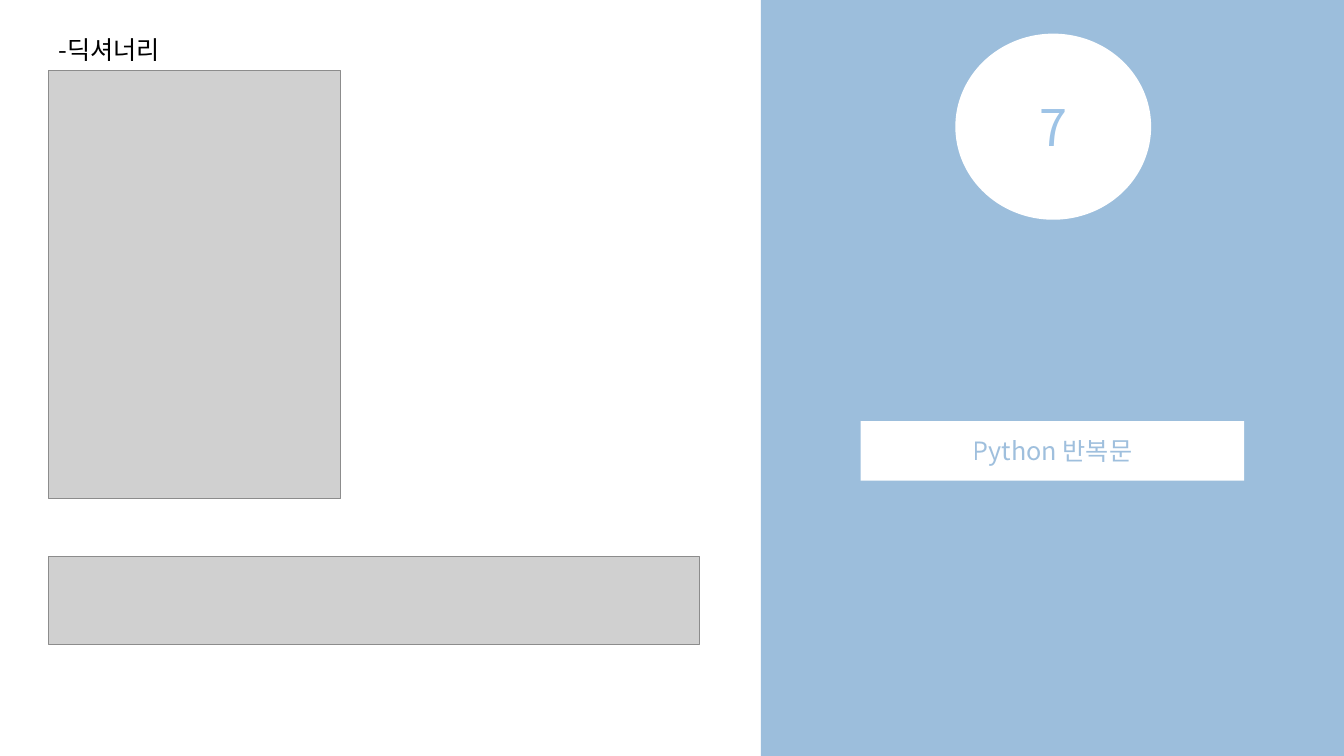
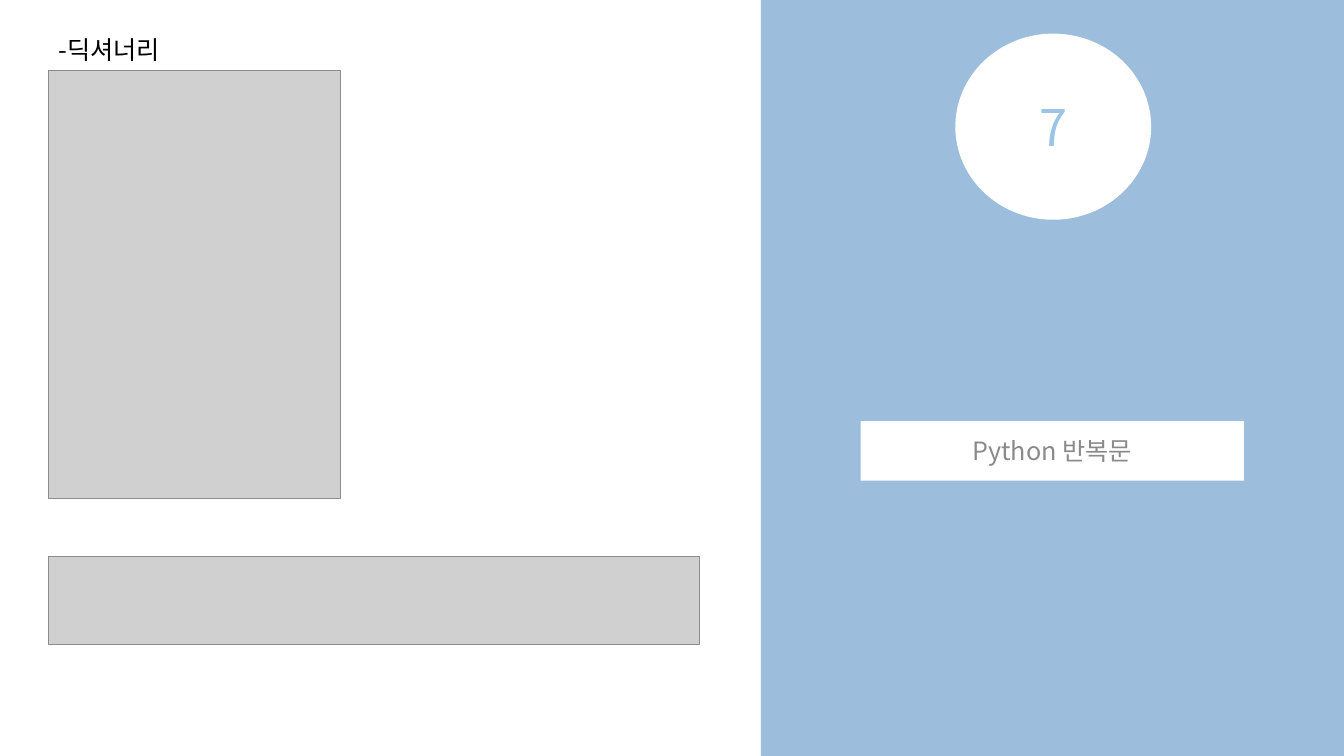
Before and after one commit to JangHongJoon/python_ppt, a slide deck: slide 10 of 파이썬_세미나_ppt_완료.pptx. Drawn at 1344x756 pixels with LibreOffice and Linux fonts; fonts in the diff are those of the drawing; grey boxes stand for pictures. Boxes give left, top, right and bottom in pixels: in the first picture for what was removed or moved away, otherwise in the second. Text is boxed around its words. In the diff, an @@ line names an element or a change of style, - is before the commit and + after.

```diff
--- a/파이썬_세미나_ppt_완료.pptx
+++ b/파이썬_세미나_ppt_완료.pptx
@@ rectangle "Python 반복문" at (861,421,1244,481): text colour #2E75B6 at 45% opacity to #000000 at 46% opacity @@
```
Also in this commit, not shown: 3 other slides changed.
